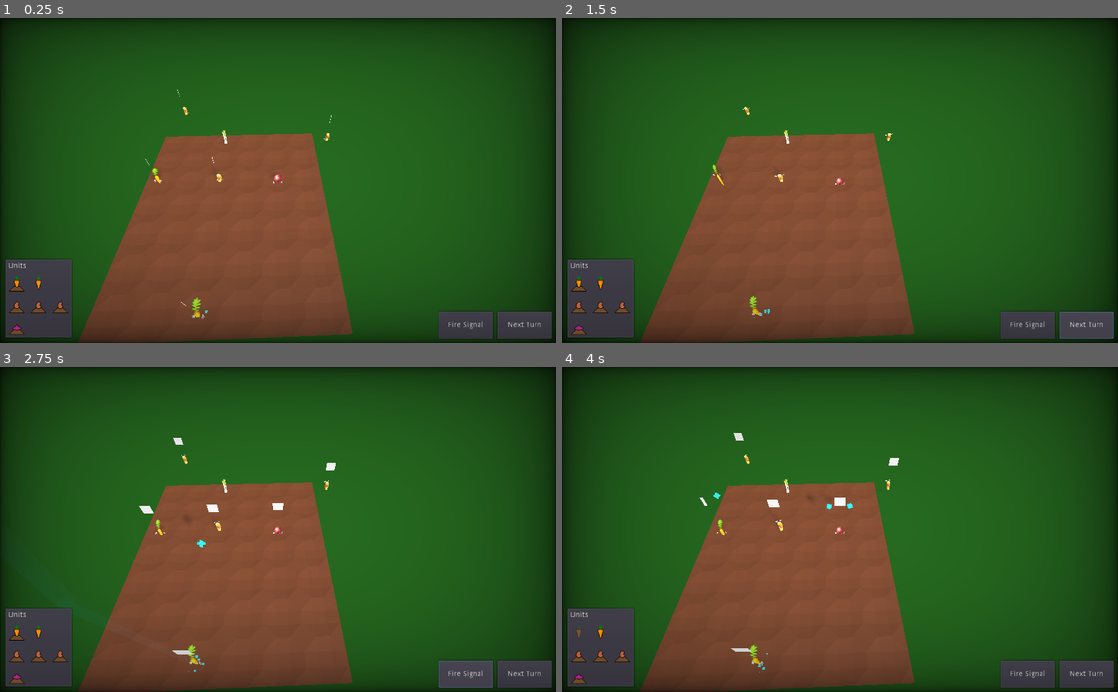
Above: before the commit, frames 1-4 (two rows, left to right).
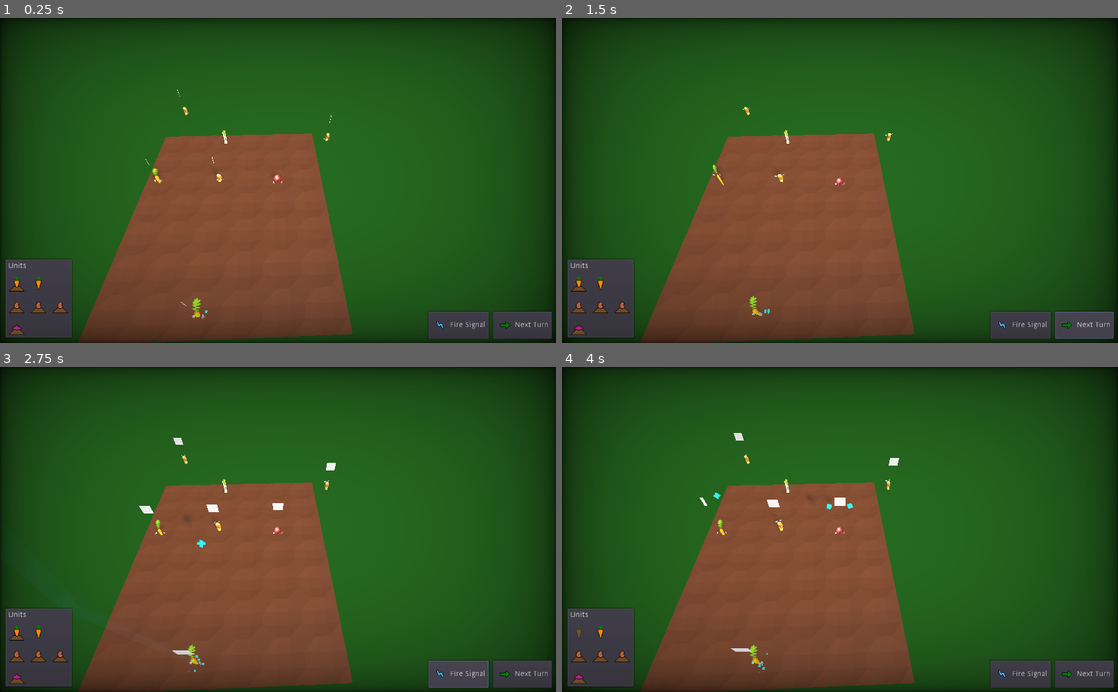
Above: after the commit, the same moments.

Repository: wingedadventurer/gwj-xii
Game: Godot game, scene res://scenes/levels/level_test.tscn
The game is run twice, just before and just after one commit, with the same random seed, the same clock (stepped at 60 frames per second) and the same inputs.
Inputs (mouse positions are in pixels of both pictures, inside the frame that each line leads up to):
- Up to frame 1 (0.25 s): no input
- Up to frame 2 (1.5 s): click "Next Turn" at 0.5 s; click "Next Turn" at 1.25 s
- Up to frame 3 (2.75 s): click "Fire Signal" at 2 s
- Up to frame 4 (4 s): click (578, 630) at 2.77 s; click "Unbury" at 3.5 s

The runs differ from the first frame. In frame 1, 0.4% of the frame differs, in the area x 77-99%, y 90-99%; in frame 2, 0.4%; in frame 3, 0.4%; in frame 4, 0.4%.

Commit message:
Reorganize icon textures; add few ui icons

Diff:
--- a/godot-project/scenes/ui/static_ui.tscn
+++ b/godot-project/scenes/ui/static_ui.tscn
@@ -1,7 +1,9 @@
-[gd_scene load_steps=3 format=2]
+[gd_scene load_steps=5 format=2]
 
 [ext_resource path="res://scripts/static_ui.gd" type="Script" id=1]
-[ext_resource path="res://scenes/ui/unit_icons.tscn" type="PackedScene" id=2]
+[ext_resource path="res://textures/icons/icon_fire_signal.png" type="Texture" id=2]
+[ext_resource path="res://textures/icons/icon_next_turn.png" type="Texture" id=3]
+[ext_resource path="res://scenes/ui/unit_icons.tscn" type="PackedScene" id=4]
 
 [node name="static_ui" type="Control"]
 anchor_right = 1.0
@@ -13,30 +15,31 @@
 }
 
 [node name="hb" type="HBoxContainer" parent="."]
-editor/display_folded = true
 anchor_left = 1.0
 anchor_top = 1.0
 anchor_right = 1.0
 anchor_bottom = 1.0
-margin_left = -216.0
+margin_left = -235.0
 margin_top = -58.0
 margin_right = -8.0
 margin_bottom = -8.0
 custom_constants/separation = 8
 
 [node name="button_fire_signal" type="Button" parent="hb"]
-margin_right = 100.0
+margin_right = 111.0
 margin_bottom = 50.0
 rect_min_size = Vector2( 100, 50 )
 text = "Fire Signal"
+icon = ExtResource( 2 )
 
 [node name="button_next_turn" type="Button" parent="hb"]
-margin_left = 108.0
-margin_right = 208.0
+margin_left = 119.0
+margin_right = 227.0
 margin_bottom = 50.0
 rect_min_size = Vector2( 100, 50 )
 text = "Next Turn"
+icon = ExtResource( 3 )
 
-[node name="unit_icons" parent="." instance=ExtResource( 2 )]
+[node name="unit_icons" parent="." instance=ExtResource( 4 )]
 [connection signal="pressed" from="hb/button_fire_signal" to="." method="_on_button_fire_signal_pressed"]
 [connection signal="pressed" from="hb/button_next_turn" to="." method="_on_button_next_turn_pressed"]
--- a/godot-project/scenes/ui/unit_icon.tscn
+++ b/godot-project/scenes/ui/unit_icon.tscn
@@ -1,9 +1,9 @@
 [gd_scene load_steps=5 format=2]
 
-[ext_resource path="res://textures/unit_icons/icon_carrot.png" type="Texture" id=1]
+[ext_resource path="res://textures/icons/icon_carrot.png" type="Texture" id=1]
 [ext_resource path="res://scripts/ui/unit_icon.gd" type="Script" id=2]
-[ext_resource path="res://textures/icon_buried.png" type="Texture" id=3]
-[ext_resource path="res://textures/icon_selected.png" type="Texture" id=4]
+[ext_resource path="res://textures/icons/icon_buried.png" type="Texture" id=3]
+[ext_resource path="res://textures/icons/icon_selected.png" type="Texture" id=4]
 
 [node name="unit_icon" type="TextureButton"]
 margin_right = 32.0
--- a/godot-project/scripts/ui/unit_icon.gd
+++ b/godot-project/scripts/ui/unit_icon.gd
@@ -3,9 +3,9 @@
 
 var unit_icons := {
 	0: null,
-	1: preload("res://textures/unit_icons/icon_carrot.png"),
-	2: preload("res://textures/unit_icons/icon_potato.png"),
-	3: preload("res://textures/unit_icons/icon_onion.png"),
+	1: preload("res://textures/icons/icon_carrot.png"),
+	2: preload("res://textures/icons/icon_potato.png"),
+	3: preload("res://textures/icons/icon_onion.png"),
 }
 
 var unit = null
Renamed: godot-project/textures/icon_buried.png -> godot-project/textures/icons/icon_buried.png
Not shown, changed: godot-project/textures/icons/icon_buried.png.import
Renamed: godot-project/textures/unit_icons/icon_carrot.png -> godot-project/textures/icons/icon_carrot.png
Not shown, changed: godot-project/textures/icons/icon_carrot.png.import
Binary file added: godot-project/textures/icons/icon_fire_signal.png
Not shown, added: godot-project/textures/icons/icon_fire_signal.png.import
Binary file added: godot-project/textures/icons/icon_next_turn.png
Not shown, changed: godot-project/textures/icons/icon_next_turn.png.import
Renamed: godot-project/textures/unit_icons/icon_onion.png -> godot-project/textures/icons/icon_onion.png
Not shown, changed: godot-project/textures/icons/icon_onion.png.import
Renamed: godot-project/textures/unit_icons/icon_potato.png -> godot-project/textures/icons/icon_potato.png
Not shown, changed: godot-project/textures/icons/icon_potato.png.import
(and 2 more such lines)
